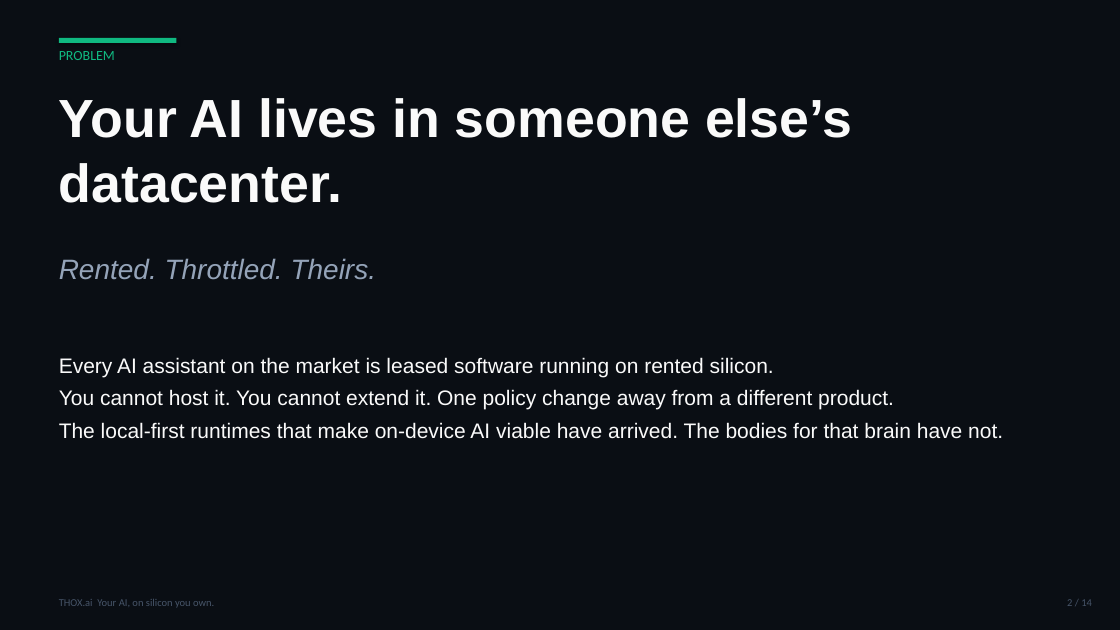
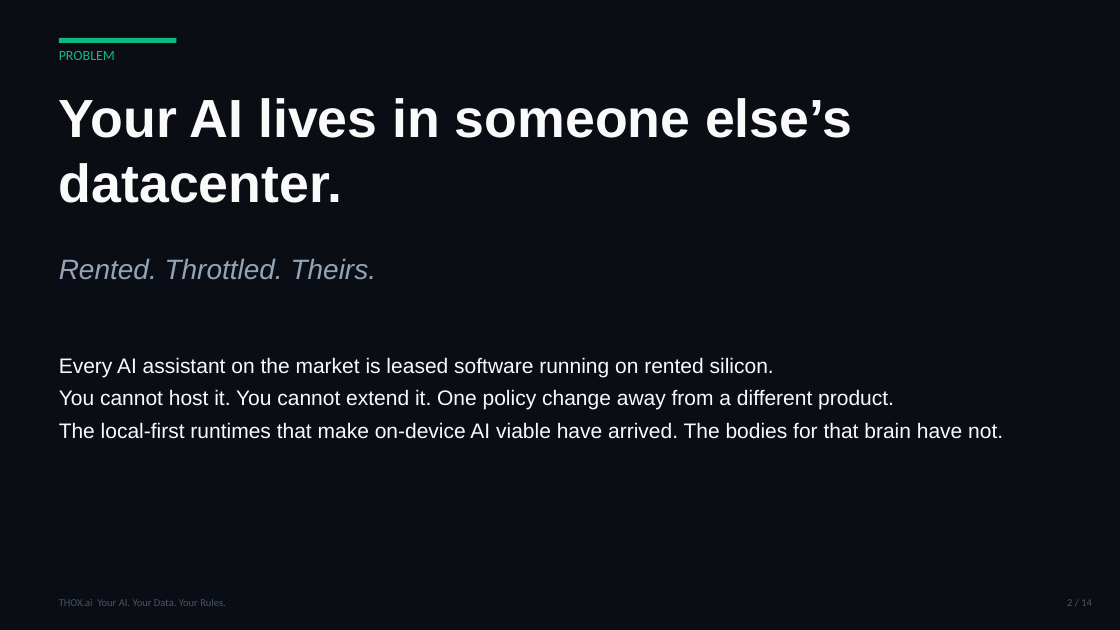
Before and after one commit to ttracx/thox-kickstarter, a slide deck: slide 2 of deliverables/THOX_Kickstarter_Deck.pptx. Drawn at 1120x630 pixels with LibreOffice and Linux fonts; fonts in the diff are those of the drawing. Boxes give left, top, right and bottom in pixels: in the first picture for what was removed or moved away, otherwise in the second. Text is boxed around its words. In the diff, an @@ line names an element or a change of style, - is before the commit and + after.

```diff
--- a/deliverables/THOX_Kickstarter_Deck.pptx
+++ b/deliverables/THOX_Kickstarter_Deck.pptx
@@ text at bbox=[59, 599, 226, 606]: text changed @@
-THOX.ai Your AI, on silicon you own.
+THOX.ai Your AI. Your Data. Your Rules.
```
Also in this commit, not shown: 13 other slides changed, 2 other files.
